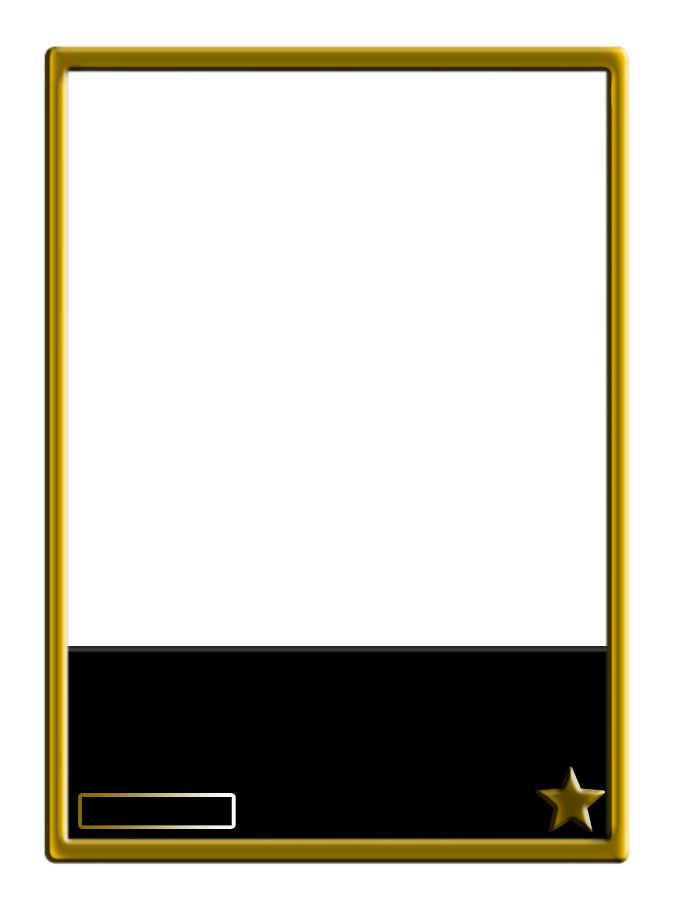
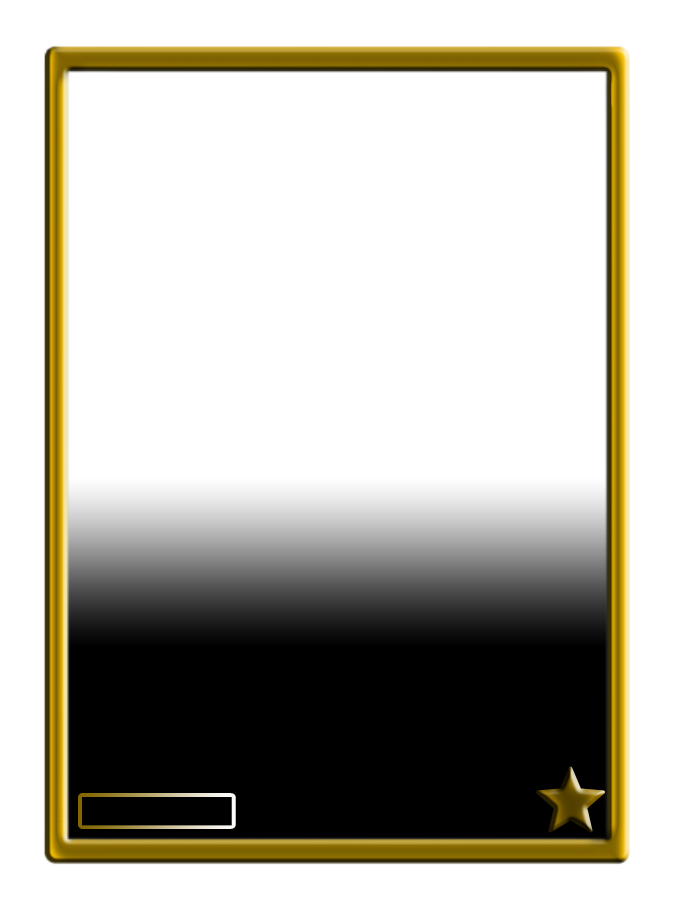
Layer changes from the first 675×910 image to the second:
added layer "Layer 1" above "Shape" over [66,480,609,649]
